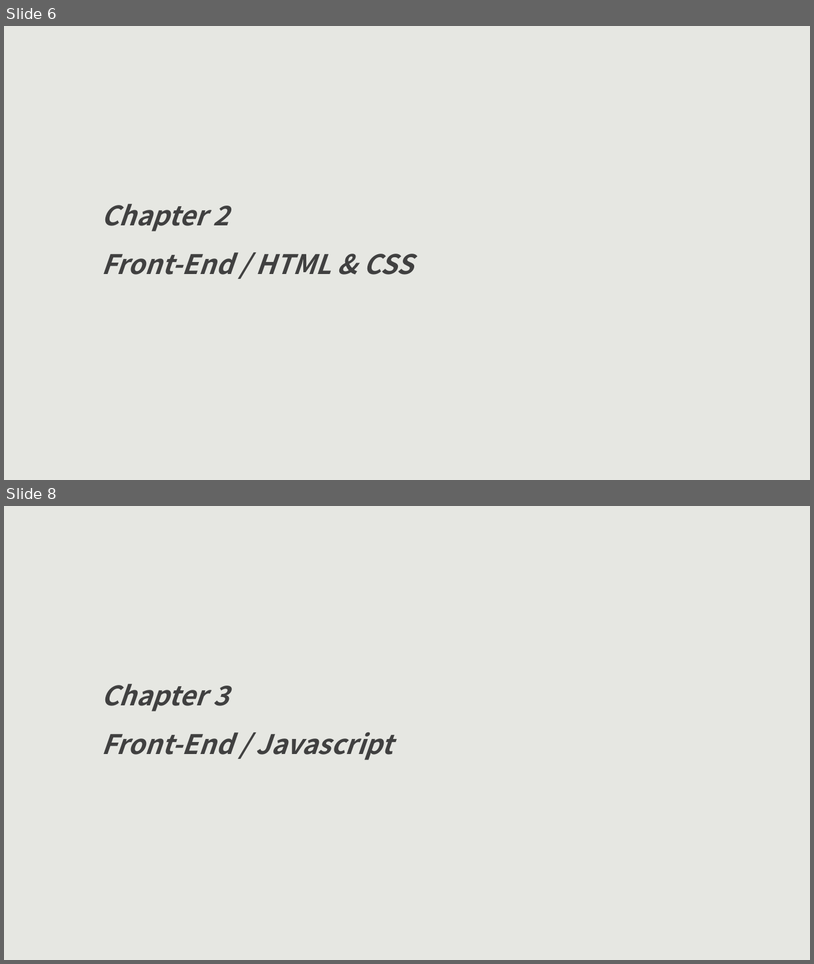
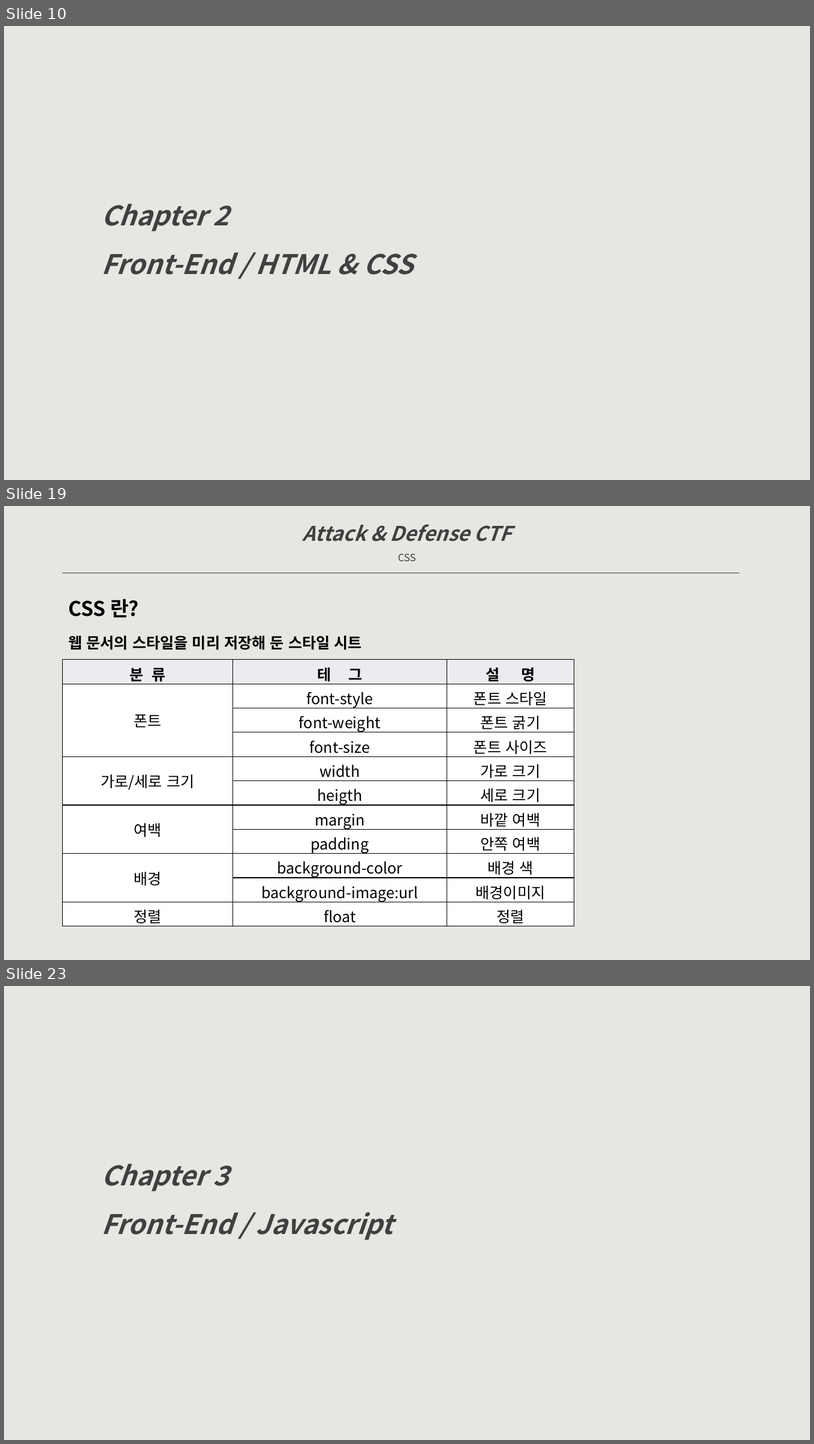
Before and after one commit to raxkson/kisec, a slide deck: Doc/Attack&Defense CTF-dev.pptx. Shown one above the other, each under a label of ours: slides 6 and 8 before the commit, slides 10, 19 and 23 after it; the slides between them are not shown. The pictures are 814x964 and 814x1444 pixels, drawn with LibreOffice and Linux fonts; fonts in the diff are those of the drawing. Boxes give left, top, right and bottom in pixels: in the first picture for what was removed or moved away, otherwise in the second. Text is boxed around its words. In the diff, an @@ line names an element or a change of style, - is before the commit and + after.

```diff
--- a/Doc/Attack&Defense CTF-dev.pptx
+++ b/Doc/Attack&Defense CTF-dev.pptx
@@ slide 19 added at bbox=[4, 506, 810, 960], background #E6E7E2 @@
@@ text added at bbox=[303, 524, 512, 561], 24 pt, text #404040, bold, italic @@
+Attack & Defense CTF
+CSS
@@ line added from (63, 573) to (740, 573), #404040 0.5 pt @@
@@ text added at bbox=[68, 599, 139, 618], 24 pt, text #000000, bold @@
+CSS 란?
@@ text added at bbox=[68, 636, 362, 650], 18 pt, text #000000, bold @@
+웹 문서의 스타일을 미리 저장해 둔 스타일 시트
@@ table added at bbox=[63, 660, 575, 926], 11 rows, 3 columns @@
+분 류 | 테 그 | 설 명
+폰트 | font-style | 폰트 스타일
+ | font-weight | 폰트 굵기
+ | font-size | 폰트 사이즈
+가로/세로 크기 | width | 가로 크기
+ | heigth | 세로 크기
+여백 | margin | 바깥 여백
+ | padding | 안쪽 여백
+배경 | background-color | 배경 색
+ | background-image:url | 배경이미지
+정렬 | float | 정렬
@@ what was slide 6 is now slide 10 @@
@@ what was slide 8 is now slide 23 @@
```
Also in this commit, not shown: 6 slides changed, 55 other slides added, 1 slide removed.
